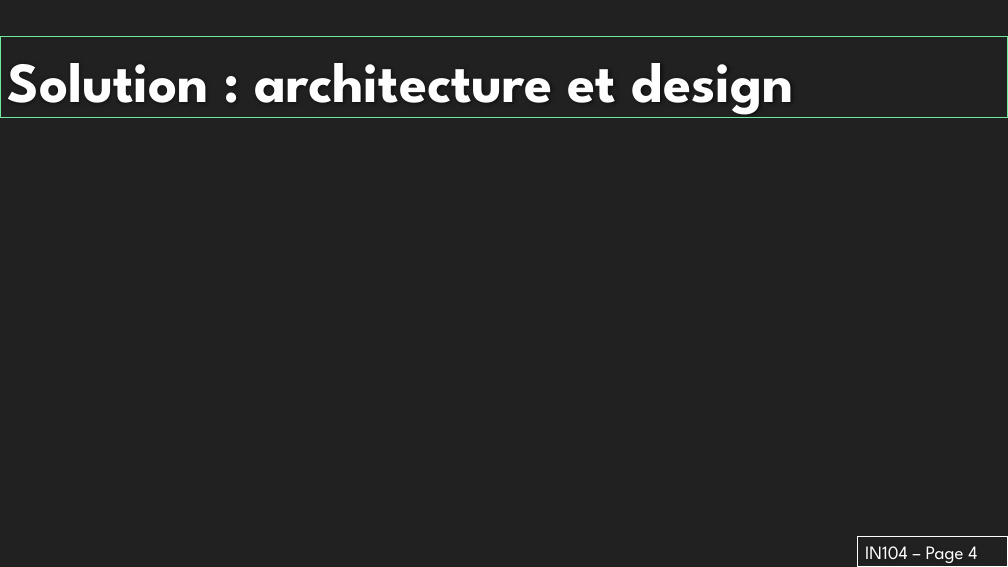
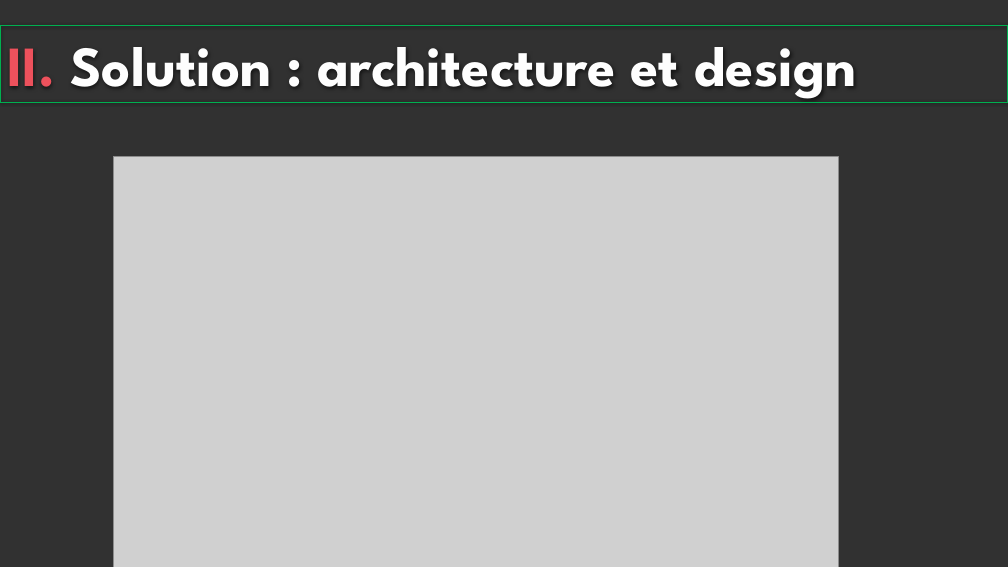
Before and after one commit to laurentlam/labyrinth_solving, a slide deck: slide 5 of Livrables/Présentation.pptx (slide 4 before the commit). Drawn at 1008x567 pixels with LibreOffice and Linux fonts; fonts in the diff are those of the drawing; grey boxes stand for pictures; background and template pictures are left out. Boxes give left, top, right and bottom in pixels: in the first picture for what was removed or moved away, otherwise in the second. Text is boxed around its words. In the diff, an @@ line names an element or a change of style, - is before the commit and + after.

```diff
--- a/Livrables/Présentation.pptx
+++ b/Livrables/Présentation.pptx
@@ background #212121 to #313131 @@
@@ title "II. Solution : architecture et ...": place and size @@
-title "II. Solution : architecture et ..." at (0, 37, 1008, 117)
+title "II. Solution : architecture et ..." at (0, 26, 1008, 102)
@@ title "II. Solution : architecture et ..." at (0, 26, 1008, 102): outline #6FEBA0 0.75 pt to #00B050 0.75 pt @@
@@ title at (8, 47, 856, 103): text changed @@
-Solution : architecture et design
+II. Solution : architecture et design
@@ picture added at (113, 157, 839, 567) @@
@@ rectangle removed at (858, 537, 1008, 567) @@
-IN104 – Page 4
```
Also in this commit, not shown: 4 other slides changed, 6 slides added, 3 slides removed.
